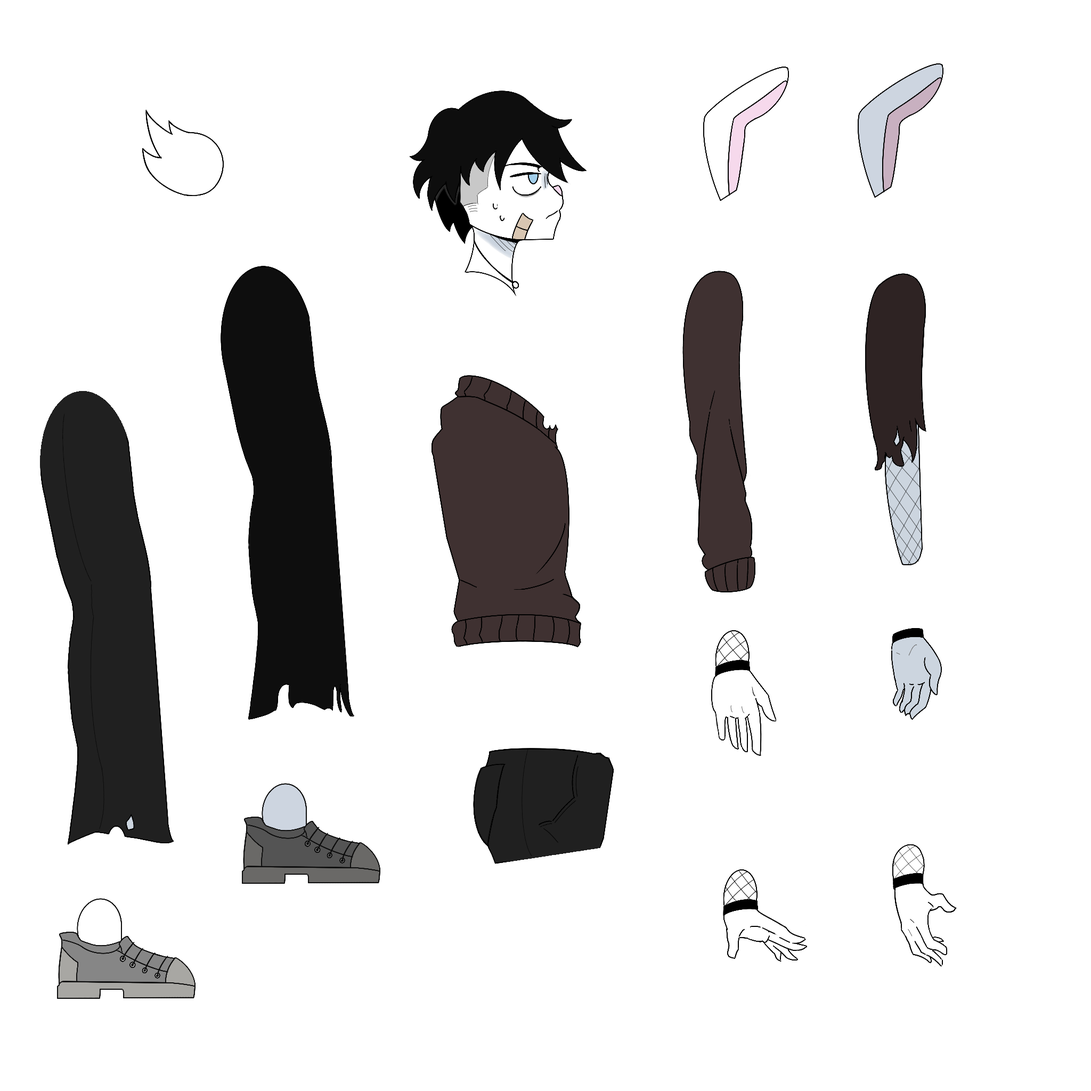
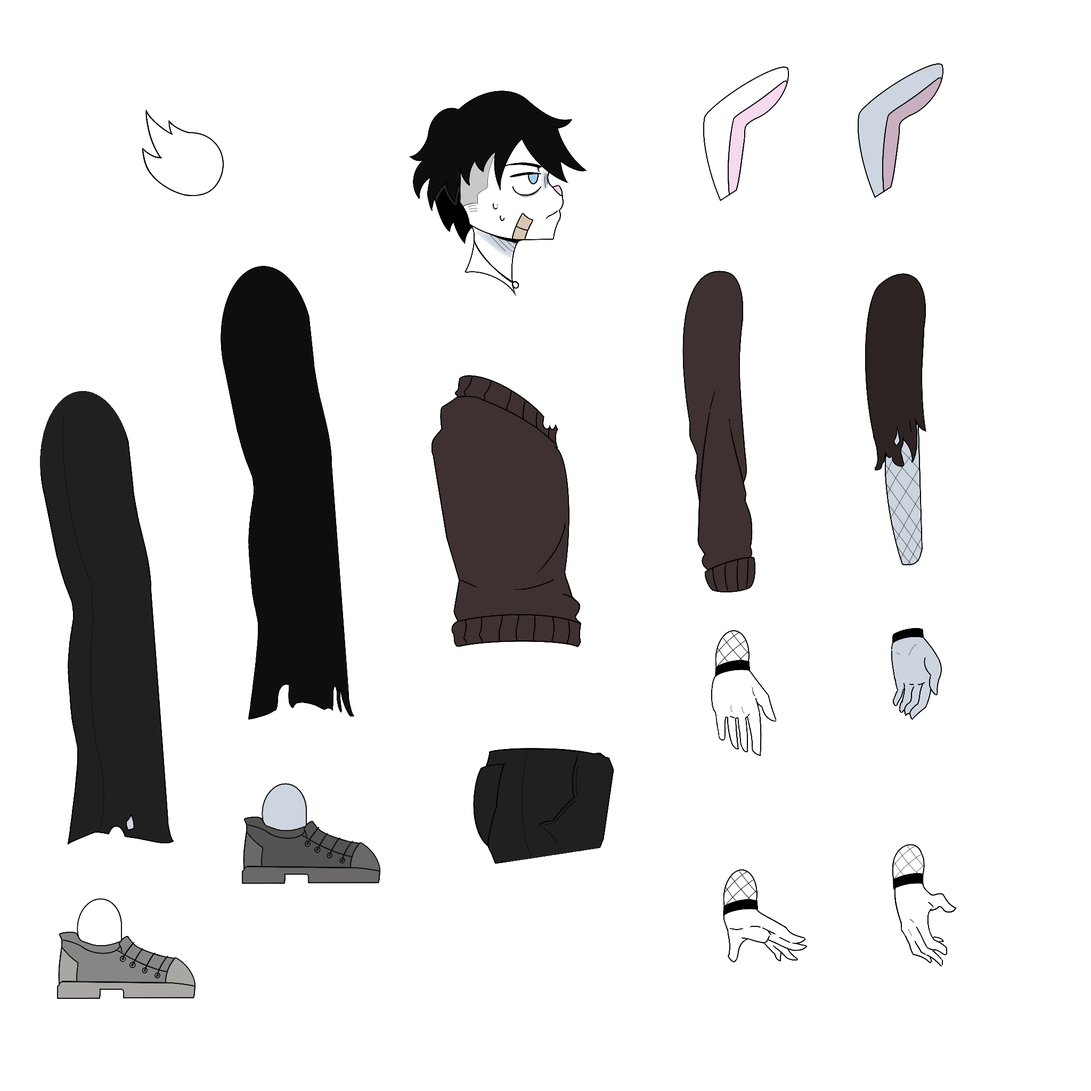
Revision of a layered 1091×1091 image; what changed, layer by layer:
painted on "Mano Hechicera 2" over [725, 926, 782, 964]
